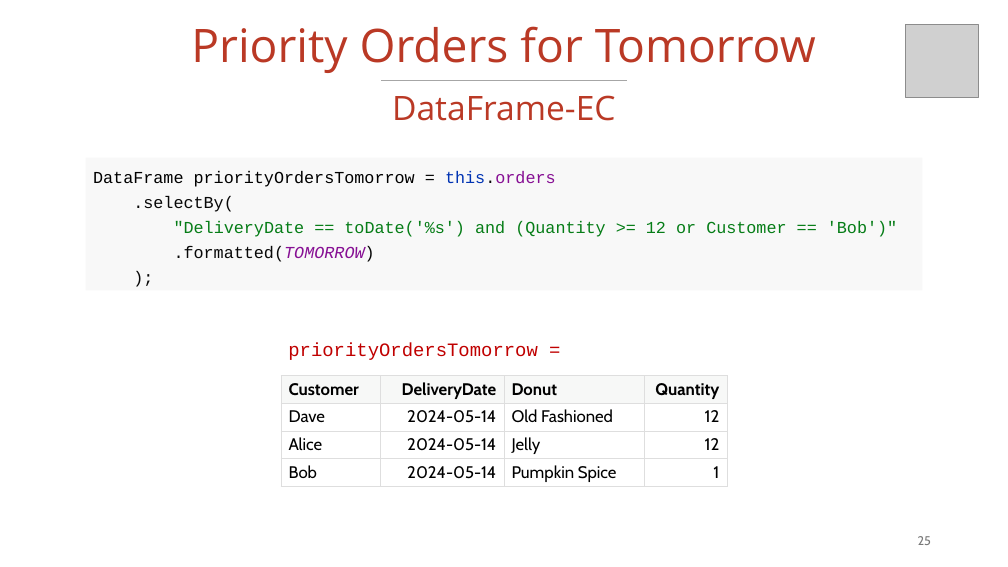
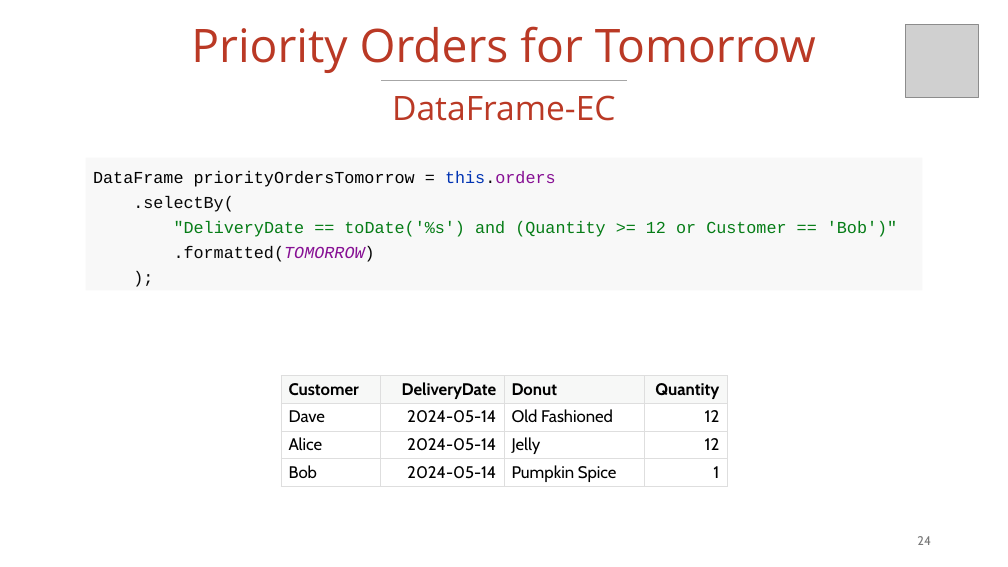
Before and after one commit to vmzakharov/missing-dataframe-talk, a slide deck: slide 24 of presentation/Missing_Dataframe_Short.pptx (slide 25 before the commit). Drawn at 1008x567 pixels with LibreOffice and Linux fonts; fonts in the diff are those of the drawing; grey boxes stand for pictures. Boxes give left, top, right and bottom in pixels: in the first picture for what was removed or moved away, otherwise in the second. Text is boxed around its words. In the diff, an @@ line names an element or a change of style, - is before the commit and + after.

```diff
--- a/presentation/Missing_Dataframe_Short.pptx
+++ b/presentation/Missing_Dataframe_Short.pptx
@@ text removed at bbox=[288, 343, 537, 360] @@
-priorityOrdersTomorrow =
@@ page number at bbox=[917, 536, 931, 545]: text changed @@
-25
+24
```
Also in this commit, not shown: 19 other slides changed, 5 slides added, 1 slide removed, 1 other file.
